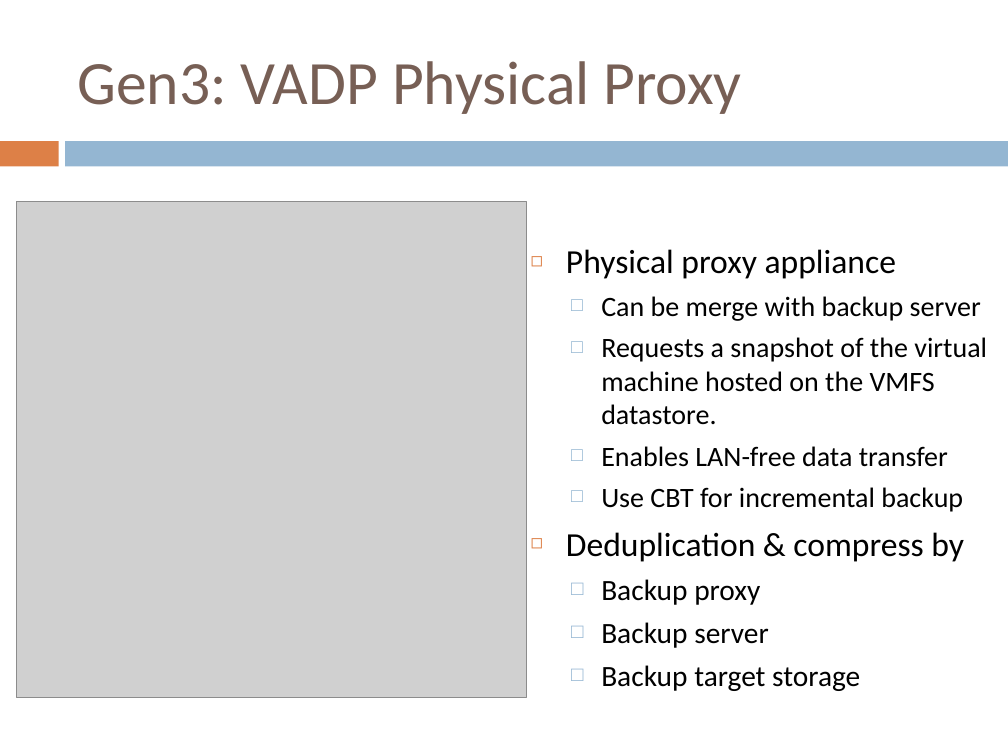
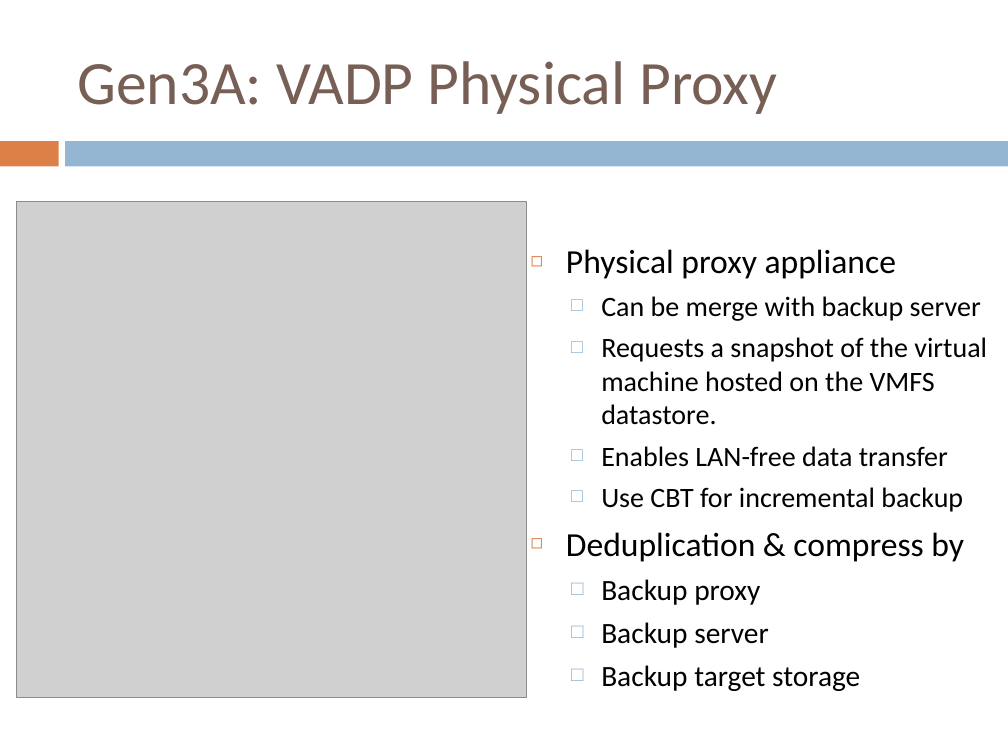
Before and after one commit to yangoliver/mydoc, a slide deck: slide 18 of slides/2016/vm_backup_toi_part1.pptx (slide 17 before the commit). Drawn at 1008x756 pixels with LibreOffice and Linux fonts; fonts in the diff are those of the drawing; grey boxes stand for pictures. Boxes give left, top, right and bottom in pixels: in the first picture for what was removed or moved away, otherwise in the second. Text is boxed around its words. In the diff, an @@ line names an element or a change of style, - is before the commit and + after.

```diff
--- a/slides/2016/vm_backup_toi_part1.pptx
+++ b/slides/2016/vm_backup_toi_part1.pptx
@@ title at bbox=[77, 61, 777, 114]: text changed @@
-Gen3: VADP Physical Proxy
+Gen3A: VADP Physical Proxy
```
Also in this commit, not shown: 2 other slides changed, 1 slide added, 1 other file.
